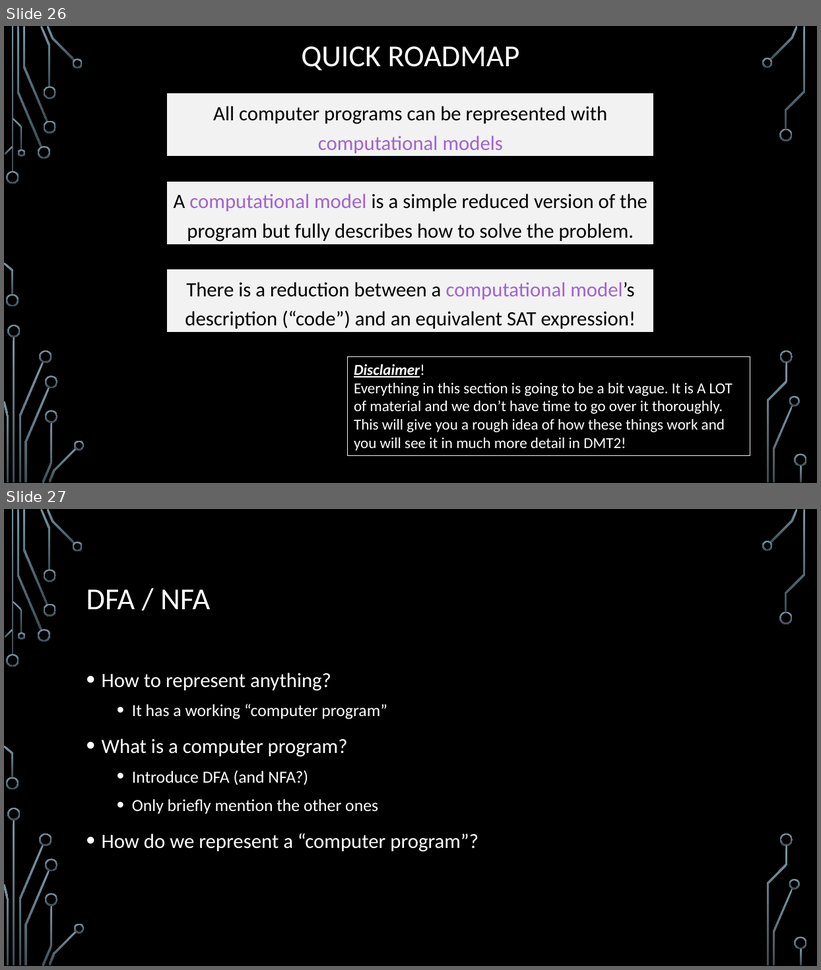
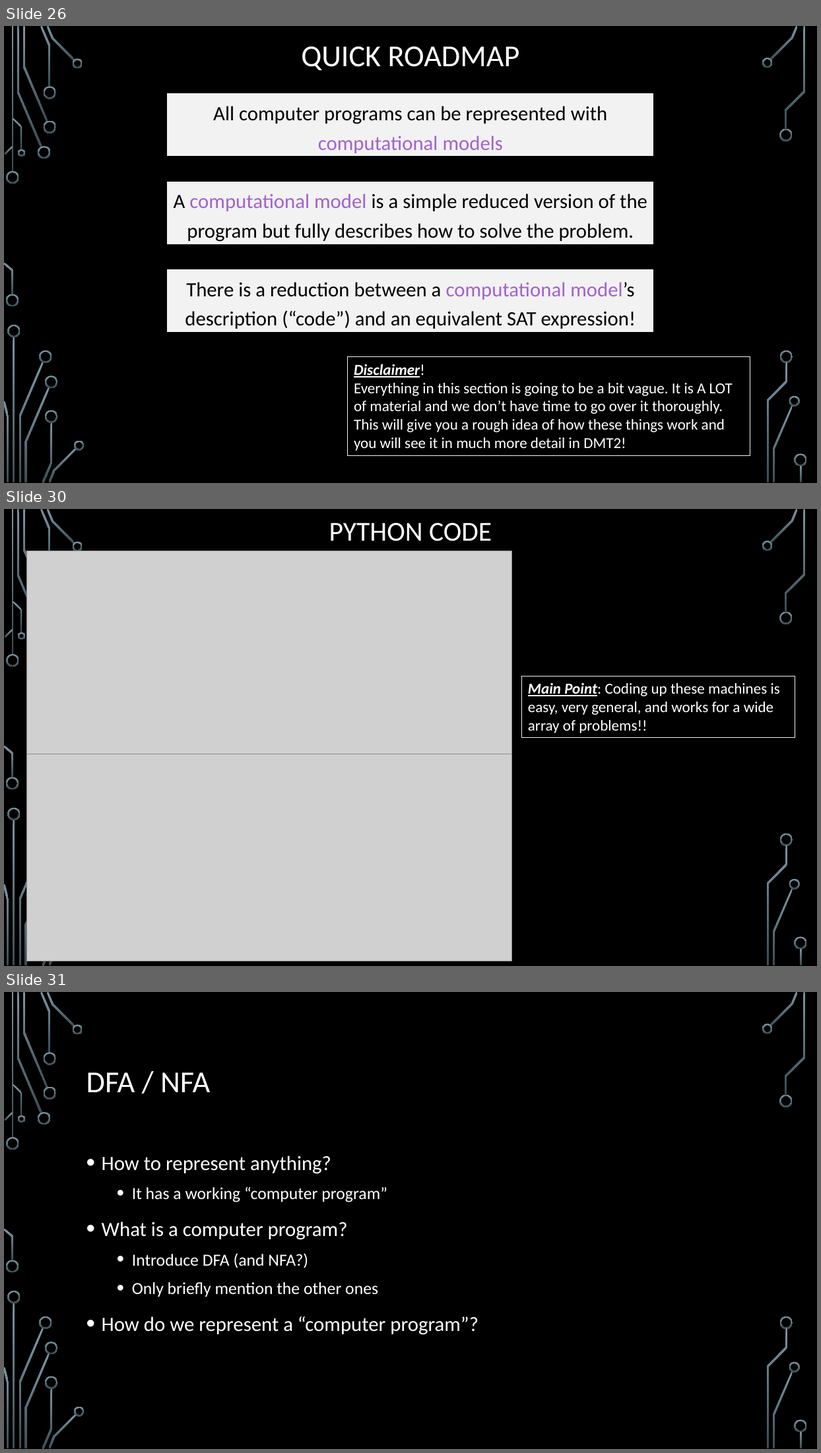
Before and after one commit to markfloryan/dsa2, a slide deck: slides/06-3-Hardness.pptx. Shown one above the other, each under a label of ours: slides 26 and 27 before the commit, slides 26, 30 and 31 after it; the slides between them are not shown. The pictures are 821x970 and 821x1453 pixels, drawn with LibreOffice and Linux fonts; fonts in the diff are those of the drawing; grey boxes stand for pictures; background and template pictures are left out. Boxes give left, top, right and bottom in pixels: in the first picture for what was removed or moved away, otherwise in the second. Text is boxed around its words. In the diff, an @@ line names an element or a change of style, - is before the commit and + after.

```diff
--- a/slides/06-3-Hardness.pptx
+++ b/slides/06-3-Hardness.pptx
@@ slide 30 added at [4,509,817,966], background picture (left out); not listed: 29 template elements that a slide beside it also shows @@
@@ title added at [329,523,492,541], 32.4 pt, text #FFFFFF @@
+PYTHON CODE
@@ picture added at [26,551,512,755] @@
@@ rectangle added at [522,676,795,738], outline #F2F2F2 0.75 pt, 18 pt, text #FFFFFF @@
+Main Point: Coding up these machines is easy, very general, and works for a wide array of problems!!
@@ picture added at [26,755,512,962] @@
@@ what was slide 27 is now slide 31 @@
```
Also in this commit, not shown: 3 other slides added, 6 other files.
